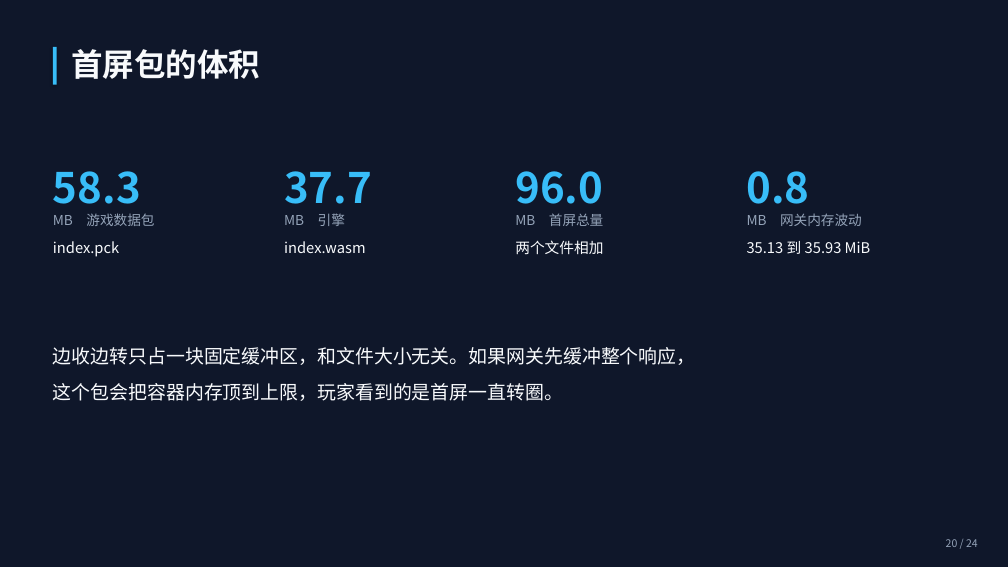
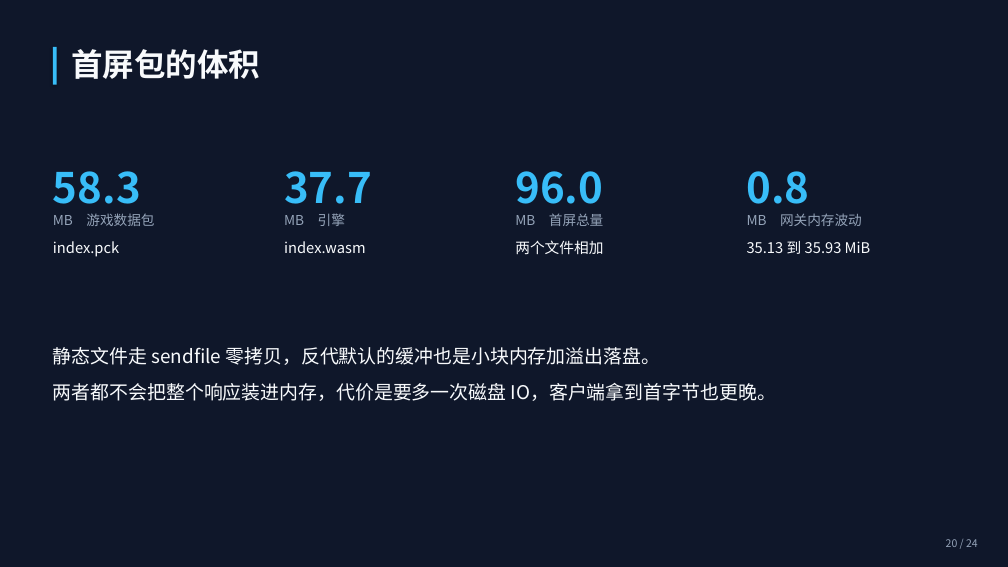
Before and after one commit to VesselPaper/symbiont, a slide deck: slide 20 of share/技术分享-应用代理与负载均衡.pptx. Drawn at 1008x567 pixels with LibreOffice and Linux fonts; fonts in the diff are those of the drawing. Boxes give left, top, right and bottom in pixels: in the first picture for what was removed or moved away, otherwise in the second. Text is boxed around its words. In the diff, an @@ line names an element or a change of style, - is before the commit and + after.

Commit message:
docs(share): 新增技术讲解底稿，并订正缓冲口径
原稿写'整块缓冲会把内存顶满'不准确：nginx 默认 proxy_buffering on，是小块内存加溢出落临时文件，静态走 sendfile。改成准确说法，PPT 同步。

```diff
--- a/share/技术分享-应用代理与负载均衡.pptx
+++ b/share/技术分享-应用代理与负载均衡.pptx
@@ text at (x1=53, y1=347, x2=776, y2=401): text changed @@
-边收边转只占一块固定缓冲区，和文件大小无关。如果网关先缓冲整个响应，
-这个包会把容器内存顶到上限，玩家看到的是首屏一直转圈。
+静态文件走 sendfile 零拷贝，反代默认的缓冲也是小块内存加溢出落盘。
+两者都不会把整个响应装进内存，代价是要多一次磁盘 IO，客户端拿到首字节也更晚。
```
Also in this commit, not shown: 1 other slide changed, 2 other files.
